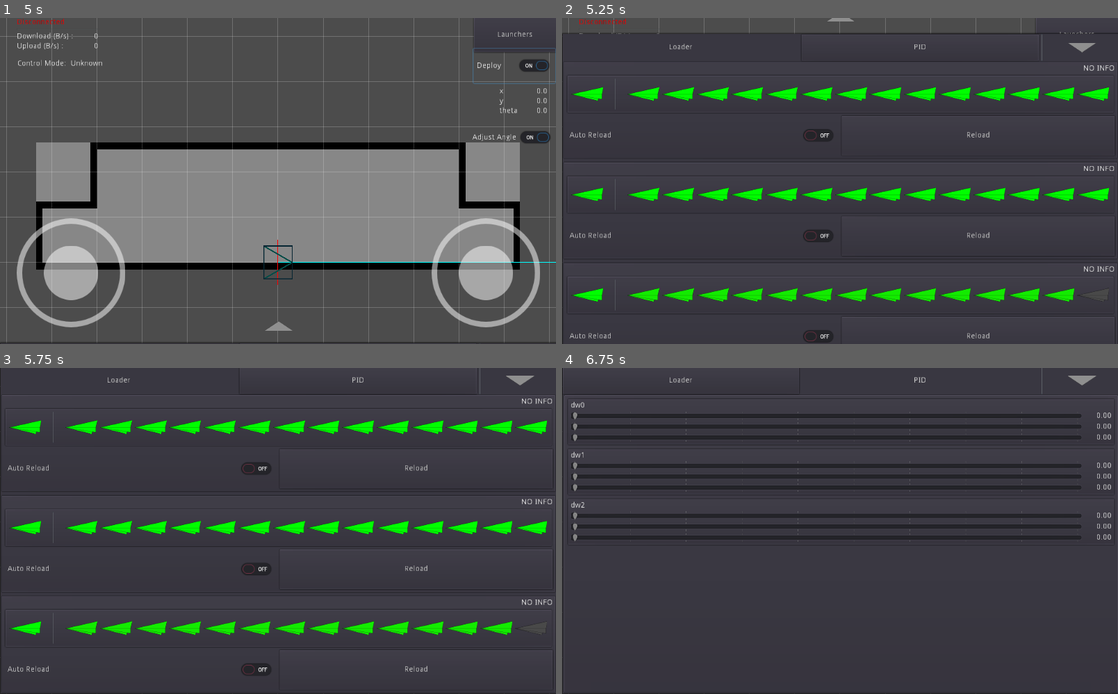
Above: before the commit, frames 1-4 (two rows, left to right).
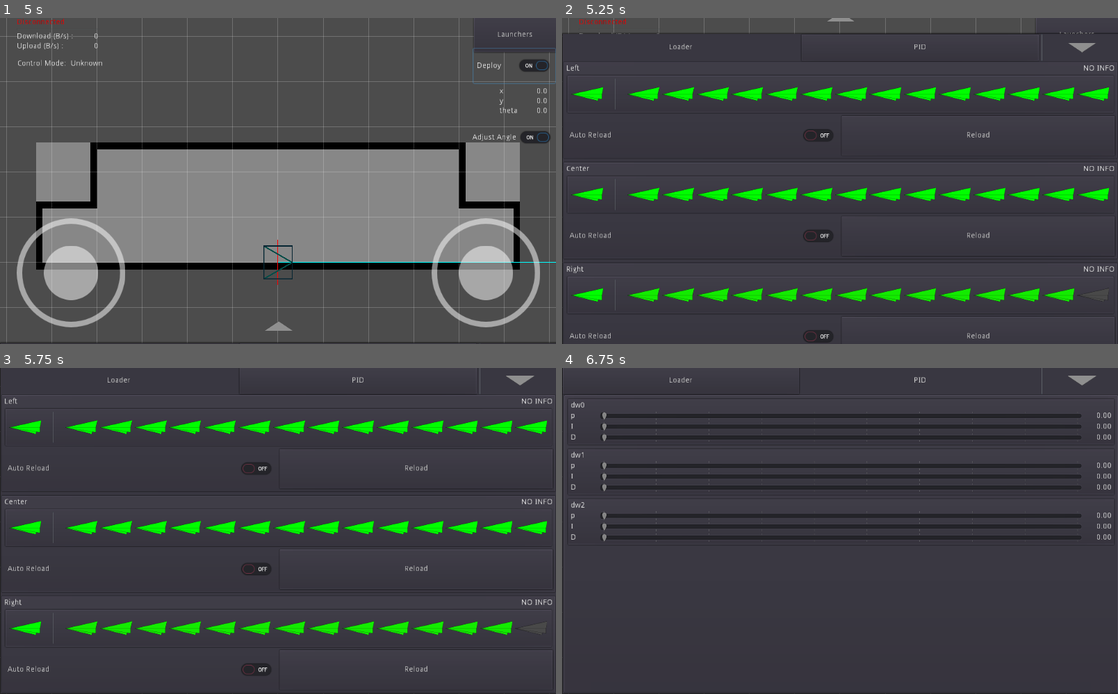
Above: after the commit, the same moments.

Repository: omuct-robotclub/nhk-2022-team-a-controller
Game: Godot game, scene res://scenes/main.tscn
Two runs of this game, one before a commit and one after it. Both use one fixed random seed, a clock stepped at 60 frames per second and the inputs below.
Inputs (mouse positions are in pixels of both pictures, inside the frame that each line leads up to):
- Up to frame 1 (5 s): click "Launchers" at 0.5 s; click "Left" at 1.25 s; click "Center" at 2 s; click "Right" at 2.75 s; click "Deploy" at 3.5 s; click "Adjust Angle" at 4.25 s
- Up to frame 2 (5.25 s): click (840, 324) at 5 s
- Up to frame 3 (5.75 s): no input
- Up to frame 4 (6.75 s): click "Reload" at 5.75 s; click "PID" at 6.5 s

Frame 1 is identical in both runs. In frame 2, less than 0.1% of the frame differs, in the area x 0-5%, y 14-79%; in frame 3, less than 0.1%; in frame 4, 0.7%, in the area x 1-83%, y 13-54%.

Commit message:
add pid gain control

Diff:
--- a/scenes/gain_control.tscn
+++ b/scenes/gain_control.tscn
@@ -8,13 +8,21 @@
 script = ExtResource( 1 )
 max_value = 10.0
 
+[node name="Name" type="Label" parent="."]
+unique_name_in_owner = true
+margin_top = 1.0
+margin_right = 50.0
+margin_bottom = 15.0
+rect_min_size = Vector2( 50, 0 )
+
 [node name="Slider" type="HSlider" parent="."]
 unique_name_in_owner = true
+margin_left = 54.0
 margin_right = 956.0
 margin_bottom = 16.0
 size_flags_horizontal = 3
 max_value = 10.0
-step = 0.1
+step = 0.0
 tick_count = 10
 ticks_on_borders = true
 
@@ -25,4 +33,5 @@
 margin_right = 1010.0
 margin_bottom = 15.0
 rect_min_size = Vector2( 50, 0 )
+text = "0.00"
 align = 2
--- a/scenes/pid_control.tscn
+++ b/scenes/pid_control.tscn
@@ -25,15 +25,19 @@
 margin_top = 18.0
 margin_bottom = 34.0
 rect_pivot_offset = Vector2( -343, -55 )
+text = "p"
 
 [node name="IGain" parent="VBoxContainer" instance=ExtResource( 1 )]
 unique_name_in_owner = true
 margin_top = 38.0
 margin_bottom = 54.0
 rect_pivot_offset = Vector2( -343, -71 )
+text = "I"
+max_value = 20.0
 
 [node name="DGain" parent="VBoxContainer" instance=ExtResource( 1 )]
 unique_name_in_owner = true
 margin_top = 58.0
 margin_bottom = 74.0
 rect_pivot_offset = Vector2( -343, -71 )
+text = "D"
--- a/scripts/gain_control.gd
+++ b/scripts/gain_control.gd
@@ -1,18 +1,33 @@
 tool
 extends HBoxContainer
 
+signal gain_updated(new_value)
+
 onready var _slider := $"%Slider"
+onready var _name := $"%Name"
 onready var _label := $"%Label"
 
+export var text := "" setget set_text
 export var value := 0.0 setget set_value, get_value
 export var min_value := 0.0 setget set_min_value
 export var max_value := 0.0 setget set_max_value
 
 
 func _ready() -> void:
-    var err := _slider.connect("value_changed", self, "_update_label")
+    var err := _slider.connect("value_changed", self, "_on_slider_value_changed")
+    err = err || _slider.connect("drag_ended", self, "_on_slider_drag_ended")
     assert(err == OK)
     _update_label(0.0)
+    _name.text = text
+    set_min_value(min_value)
+    set_max_value(max_value)
+
+func _on_slider_value_changed(new_value: float) -> void:
+    _update_label(new_value)
+    value = new_value
+
+func _on_slider_drag_ended(_value_changed: bool) -> void:
+    emit_signal("gain_updated", value)
 
 func _update_label(new_value: float) -> void:
     _label.text = "%2.2f" % new_value
@@ -21,6 +36,11 @@
     if _slider != null:
         _slider.value = new_value
     value = new_value
+
+func set_text(n: String) -> void:
+    if _name != null:
+        _name.text = n
+    text = n
 
 func get_value() -> float:
     return value
--- a/scripts/pid_control.gd
+++ b/scripts/pid_control.gd
@@ -16,7 +16,13 @@
     var err := _pid.kp.connect("value_updated", self, "_on_pid_gain_updated", [_p])
     err = err || _pid.ki.connect("value_updated", self, "_on_pid_gain_updated", [_i])
     err = err || _pid.kd.connect("value_updated", self, "_on_pid_gain_updated", [_d])
+
+    err = err || _p.connect("gain_updated", self, "_on_slider_gain_updated", [_pid.kp])
     assert(err == OK)
 
 func _on_pid_gain_updated(new_value: float, g: GainControl) -> void:
     g.value = new_value
+
+func _on_slider_gain_updated(new_value: float, p: RosBridge.Parameter) -> void:
+    print(new_value)
+    p.set_value(new_value)
--- a/scripts/ui/loader_controller.gd
+++ b/scripts/ui/loader_controller.gd
@@ -17,6 +17,7 @@
 onready var _name := $"%Name"
 onready var _status := $"%Status"
 
+
 func _ready():
     _ammo_indicator.value = max_ammo
     var err := _ammo_indicator.connect("submit", self, "_on_ammo_indicator_submit")
@@ -29,6 +30,7 @@
     tim.autostart = true
     add_child(tim)
     assert(err == OK)
+    _name.text = loader_name
 
 
 func set_loader_name(name: String):
@@ -61,11 +63,11 @@
 func _on_ammo_indicator_submit(n_ammo: int):
     if _notify_reload_cli == null: return
 
-    _notify_reload_cli.call_service({
+    yield(_notify_reload_cli.call_service({
         "loader_idx": loader_idx,
         "ammo_left": n_ammo,
-        "chamber_state": $"%AmmoIndicator".chamber_state
-    })
+        "chamber_state": 1 if $"%AmmoIndicator".chamber_state else 0
+    }), "completed")
 
 func _on_auto_reload_pressed():
     robot.get_loader(loader_idx).auto_reload = _auto_reload.pressed
@@ -75,6 +77,6 @@
 
 func _on_reload_button_pressed():
     if _reload_cli != null:
-        _reload_cli.call_service({
+        yield(_reload_cli.call_service({
             "loader_idx": loader_idx
-        })
+        }), "completed")
